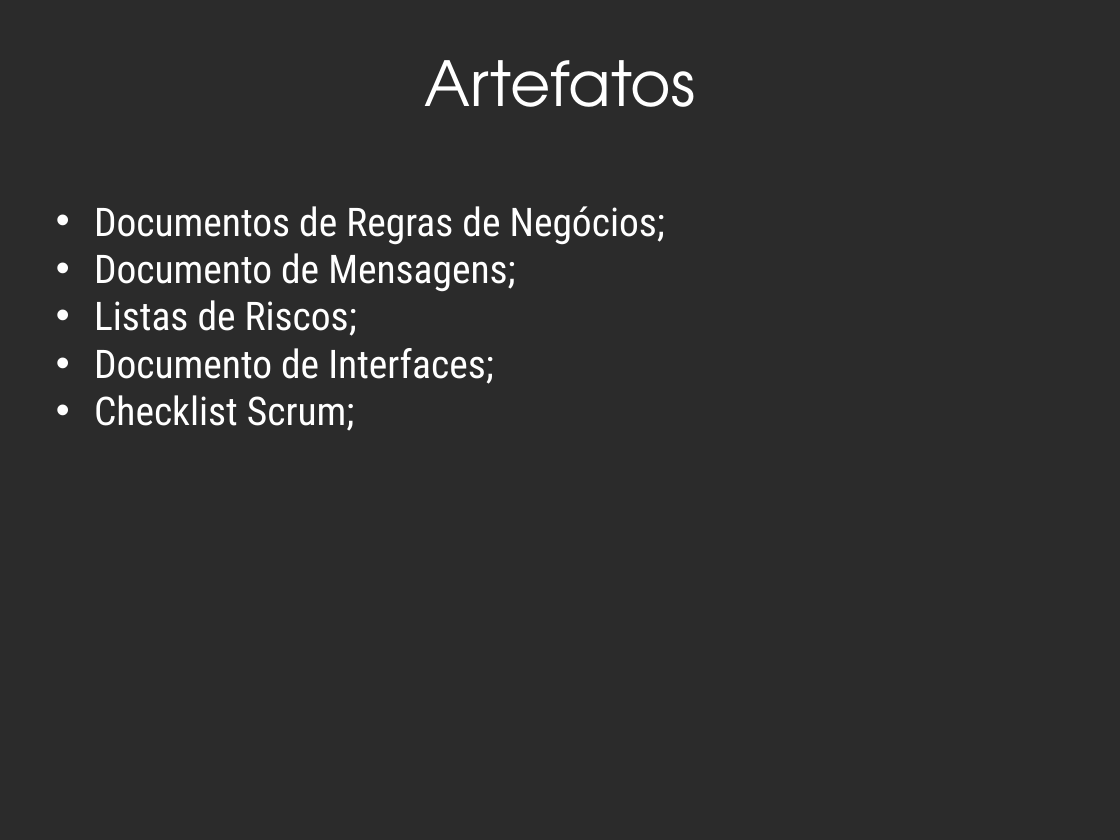
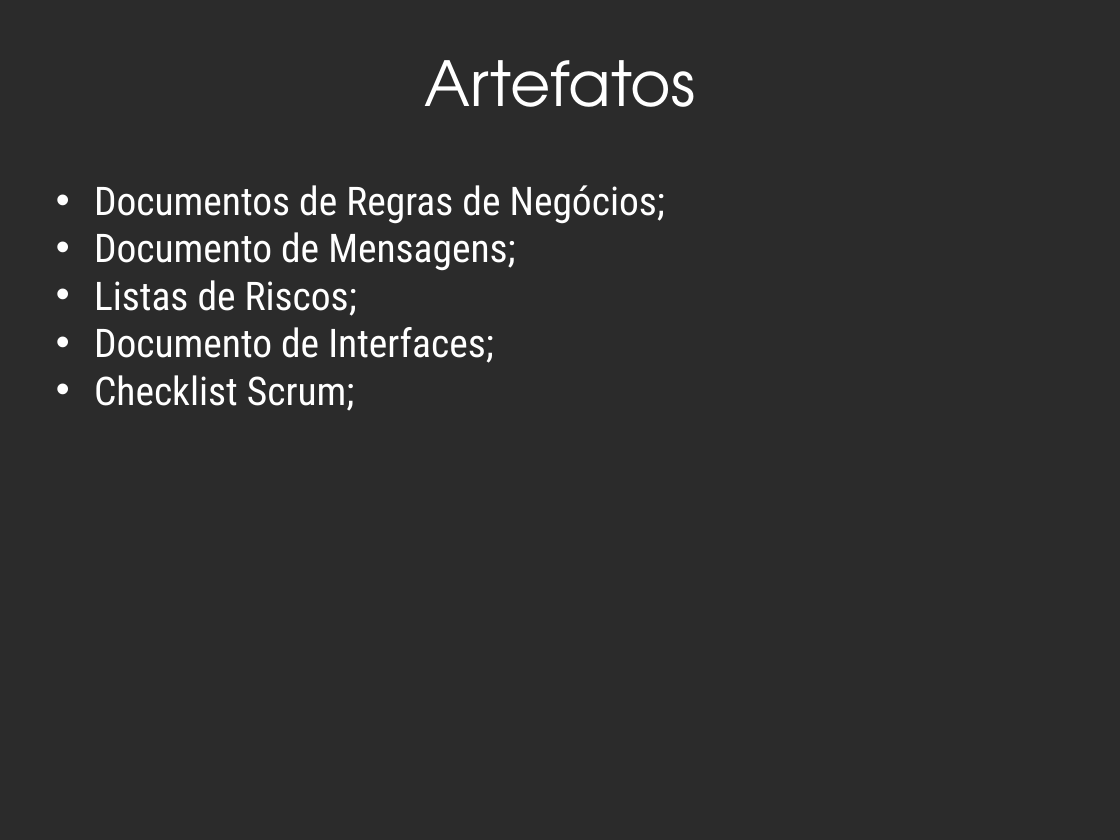
Before and after one commit to Fabrica-de-Software/Fabrica-de-Software, a slide deck: slide 17 of 35 - Academici Banca.pptx (slide 16 before the commit). Drawn at 1120x840 pixels with LibreOffice and Linux fonts; fonts in the diff are those of the drawing; background and template pictures are left out; a plain dark background stands for a picture behind light text. Boxes give left, top, right and bottom in pixels: in the first picture for what was removed or moved away, otherwise in the second. Text is boxed around its words. In the diff, an @@ line names an element or a change of style, - is before the commit and + after.

```diff
--- a/35 - Academici Banca.pptx
+++ b/35 - Academici Banca.pptx
@@ subtitle "Documentos de Regras de Negócios;": place and size @@
-subtitle "Documentos de Regras de Negócios;" at [94, 206, 665, 431]
+subtitle "Documentos de Regras de Negócios;" at [94, 185, 665, 411]
```
Also in this commit, not shown: 3 other slides changed, 1 slide added.
